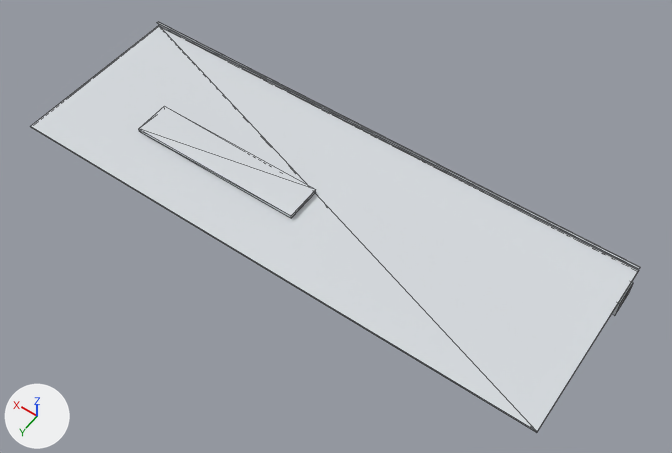
A saved change to the OBJ model frontend/public/signs/decal bế dán kính 1.obj.
One viewpoint serves both versions: a camera (50 mm lens) standing at (-0.32, 2.87, 3.65) and looking at (1.37, 0.51, -0.06). The axes (+X, +Y, +Z) are drawn at lower left. The lights are the same throughout. The first picture is the older version. Mesh edges are drawn as thin lines. Where no turn or scale is listed for an object, it has been applied to the vertices. Vertices at exactly the same position are counted once.

The first picture shows 'decal_be_dan_kinh_1'.
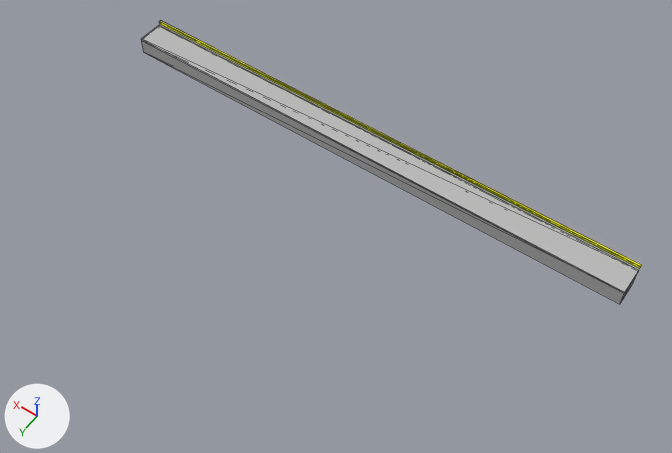
The change in detail:
Material 'Mat_ffffff' (mat_mat_ffffff) is new.
Its base color is (1.0, 1.0, 1.0) (white #ffffff).
Its roughness is 0.0.
Material 'Mat_808080' (mat_mat_808080) is new.
Its base color is (0.502, 0.502, 0.502) (grey #bcbcbc).
Its roughness is 0.0.
Material 'Mat_ffff00' (mat_mat_ffff00) is new.
Its base color is (1.0, 1.0, 0.0) (yellow #ffff00).
Its roughness is 0.0.
me_decal_be_dan_kinh_1 is used by ob_decal_be_dan_kinh_1; location (0.0, 0.0, 0.0).
me_decal_be_dan_kinh_1 had 32 vertices, 48 faces and spanned x 0.0..3.0, y 0.0..1.0, z -0.1..0.13.
me_decal_be_dan_kinh_1 no longer uses material mat_mat_b0b8c0 (light grey #d8dde1).
me_decal_be_dan_kinh_1 now has 20 vertices, 34 faces and spans x 0.0..3.0, y -0.02..0.15, z 0.0..0.12.
me_decal_be_dan_kinh_1 part 1: the loose piece of 8 vertices spanning x 0.0..3.0, y 0.0..0.01, z 0.12 is turned 90 degrees about the x axis through its middle, then moved by (0.0, -0.02, -0.01), in mat_mat_ffff00 (yellow #ffff00).
me_decal_be_dan_kinh_1 part 2: the loose piece of 8 vertices spanning x 1.5..2.5, y 0.5..0.7, z 0.11..0.13 is deleted.
Part 3, on me_decal_be_dan_kinh_1:
8 vertices are removed from x 0.0..3.0, y 0.0..1.0, z -0.1..0.1.
24 faces are deleted.
4 vertices are added at (3.0, 0.15, 0.1), (0.0, 0.15, 0.1), (3.0, 0.15, 0.09), (0.0, 0.15, 0.09).
12 new faces join them, mat_mat_808080 (grey #bcbcbc).
10 new faces join them, mat_mat_ffffff (white #ffffff).
me_decal_be_dan_kinh_1 gains material mat_mat_808080 (grey #bcbcbc).
me_decal_be_dan_kinh_1 gains material mat_mat_ffffff (white #ffffff).
me_decal_be_dan_kinh_1 gains material mat_mat_ffff00 (yellow #ffff00).

Pixel boxes [x1, y1, x2, y2] of what changed, in the pictures (672 x 453 px; the box of a moved part takes in the faces that stretch with it):
'decal_be_dan_kinh_1', reshaped, recoloured (18% narrower, 31% shorter): before [31, 22, 640, 432]; after [141, 21, 641, 304]
part 1 of me_decal_be_dan_kinh_1, moved or reshaped: before [157, 22, 640, 269]; after [159, 21, 641, 269]
part 2 of me_decal_be_dan_kinh_1, deleted: before [139, 107, 316, 218]
part 3 of me_decal_be_dan_kinh_1, moved or reshaped: before [31, 25, 639, 432]; after [141, 25, 639, 304]
